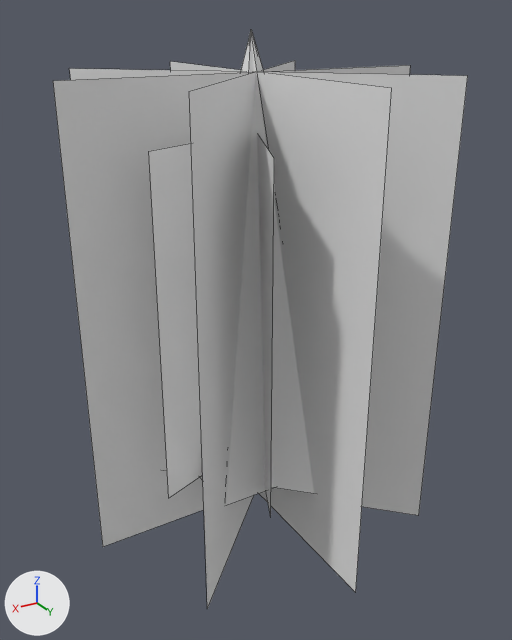
Before and after pictures for a commit that changed the FBX model Assets/Resources/Models/PineTree/PineTree.fbx.
Before and after are seen from a 50 mm camera at (2.62, 4.37, 3.8) aimed at (0.04, 0.08, 1.65). The lights are fixed; the arrows at lower left show +X, +Y and +Z. Mesh edges are drawn as thin lines. Where no turn or scale is listed for an object, it has been applied to the vertices.
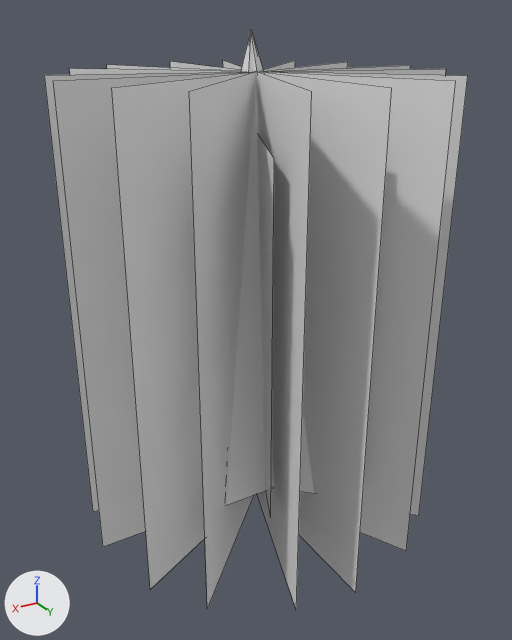
What changed in the scene script:
```text
Add me_plane_000:
    me_plane_000.from_pydata([(1.31, -0.46, 3.45), (1.31, -0.46, 0.0), (-1.31, 0.46, 3.45), (-1.31, 0.46, 0.0), (0.46, 1.31, 0.0), (0.46, 1.31, 3.45), (-0.46, -1.31, 0.0), (-0.46, -1.31, 3.45), (-0.6, 1.25, 0.0), (-0.6, 1.25, 3.45), (0.6, -1.25, 0.0), (0.6, -1.25, 3.45), (1.25, 0.6, 0.0), (1.25, 0.6, 3.45), (-1.25, -0.6, 0.0), (-1.25, -0.6, 3.45)], [], [(0, 1, 3, 2), (7, 6, 4, 5), (11, 10, 8, 9), (15, 14, 12, 13)])
Add ob_tronco:
    ob_tronco = bpy.data.objects.new('Tronco', me_plane_000)
    ob_tronco.location = (0.0, 0.0, 0.0)
```

Location of each change, [x1, y1, x2, y2] in pixels of the pictures (512 x 640 px):
'Tronco', added
    after: [44, 60, 456, 609]
